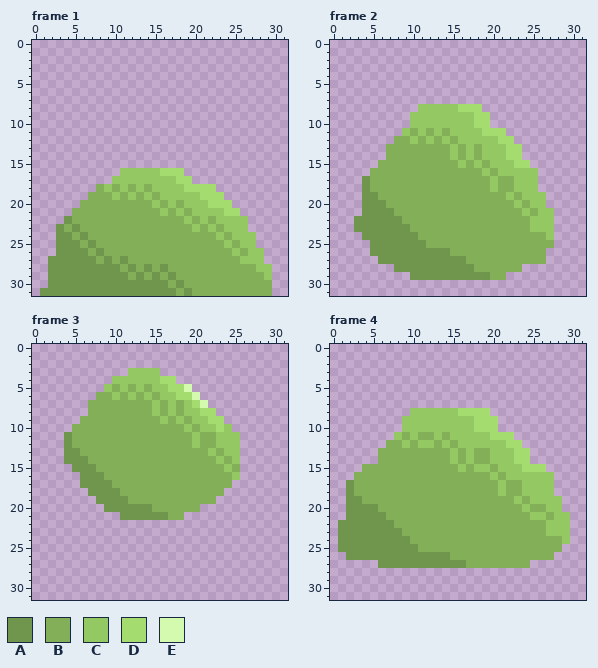
Pixel-art file: Content/Game/General/Entities/Enemies/Slime/Slime.aseprite. The picture above was drawn from the file before the commit.
32x32 pixels, 5 frames. Colours within 5 levels of each other are drawn and written as one. Shown: frame 1, frame 2, frame 3, frame 4. The commit also changed other frames, which this record leaves out.
Palette (. is transparent): A #70964d  B #82af58  C #93c862  D #a4dc6f  E #d3faaf
Pixels before, frame 1, first column x 1:
16 ..........CCCCCDDD...........
17 .........CCCCCCCCDD..........
18 .......BCBCBCBCCCCDDDD.......
19 ......BBBCBCBCBCCCCCDDD......
20 .....BBBBBBBBBCBCBCCCDDD.....
21 ....BBBBBBBBBBBCBCBCCCCDD....
22 ...ABBBBBBBBBBBBBBCBCBCCCC...
23 ..ABABBBBBBBBBBBBBBCBCBCCC...
24 ..AABABBBBBBBBBBBBBBBBCBCCC..
25 ..AAABABBBBBBBBBBBBBBBBCBCC..
26 ..AAAABABBBBBBBBBBBBBBBBCBCC.
27 .AAAAAABABABBBBBBBBBBBBBBCCC.
28 .AAAAAAAAABABABABBBBBBBBBBBCC
29 .AAAAAAAAAABABABABBBBBBBBBBBC
30 .AAAAAAAAAAAAAAABABBBBBBBBBBB
31 AAAAAAAAAAAAAAAAABABBBBBBBBBB
Pixels before, frame 2, first column x 3:
 8 ........CCCCCDDD.........
 9 .......CCCCCCCCDD........
10 .......CCCCCCCCDD........
11 ......CBCBCBCCCCDDD......
12 .....BBCBCBCBCCCCCDD.....
13 ....BBBBBBBBCBCBCCCDD....
14 ....BBBBBBBBCBCBCCCDD....
15 ...BBBBBBBBBBCBCBCCCDD...
16 ..BBBBBBBBBBBBBBCBCCCCC..
17 .ABBBBBBBBBBBBBBBCBBCCC..
18 .ABBBBBBBBBBBBBBBCBBCCC..
19 .AABBBBBBBBBBBBBBBBCBCCC.
20 .AAABBBBBBBBBBBBBBBBCBCC.
21 .AAAABBBBBBBBBBBBBBBBCBCC
22 AAAAAABBBBBBBBBBBBBBBBCCC
23 AAAAAAABBBBBBBBBBBBBBBCCC
24 .AAAAAAABBBBBBBBBBBBBBBBC
25 ..AAAAAAABBBBBBBBBBBBBBBB
26 ..AAAAAAAAAABBBBBBBBBBBB.
27 ...AAAAAAAAAAABBBBBBBBBB.
28 .....AAAAAAAAAABBBBBB....
29 .......AAAAAAAAAABB......
Pixels before, frame 3, first column x 4:
 3 ........CCCC..........
 4 ......CCCCCCDD........
 5 .....CBCBCBCCDDE......
 6 ....BBCBCBCBCCDDE.....
 7 ...BBBBBBBBCBCBCDE....
 8 ...BBBBBBBBCBCBCCDD...
 9 ..BBBBBBBBBBCBCBCCDD..
10 .BBBBBBBBBBBBBBCBCCDC.
11 ABBBBBBBBBBBBBBBCBBCCC
12 ABBBBBBBBBBBBBBBCBBCCC
13 AABBBBBBBBBBBBBBBBCBCC
14 AAABBBBBBBBBBBBBBBBCBC
15 .AAABBBBBBBBBBBBBBBBCB
16 ..AAABBBBBBBBBBBBBBBBC
17 ..AAAABBBBBBBBBBBBBBB.
18 ...AAAABBBBBBBBBBBBB..
19 ....AAAABBBBBBBBBBB...
20 .....AAAAAABBBBBB.....
21 .......AAAAAABB.......
Pixels before, frame 4, first column x 1:
 8 .........CCCCCCDDDD..........
 9 ........CCCCCCCCCDDD.........
10 ........CCCCCCCCCDDD.........
11 .......CBCBBCBCCCCCDDD.......
12 ......BBCBCCBCBCCCCCCDD......
13 .....BBBBBBBBBCBCBBCCCDD.....
14 .....BBBBBBBBBCBCBBCCCDD.....
15 ...BBBBBBBBBBBBCBCCBCCCDDD...
16 ..BBBBBBBBBBBBBBBBBCBCCCCCC..
17 .ABBBBBBBBBBBBBBBBBBCBBCCCC..
18 .ABBBBBBBBBBBBBBBBBBCBBCCCC..
19 .AABBBBBBBBBBBBBBBBBBBCBCCCC.
20 .AAAABBBBBBBBBBBBBBBBBBCBBCC.
21 .AAAAABBBBBBBBBBBBBBBBBBCCBCC
22 AAAAAAABBBBBBBBBBBBBBBBBBBCCC
23 AAAAAAAABBBBBBBBBBBBBBBBBBCCC
24 AAAAAAAAABBBBBBBBBBBBBBBBBBBC
25 AAAAAAAAAABBBBBBBBBBBBBBBBBB.
26 .AAAAAAAAAAAAABBBBBBBBBBBBB..
27 .....AAAAAAAAAAABBBBBBBB.....
The result:
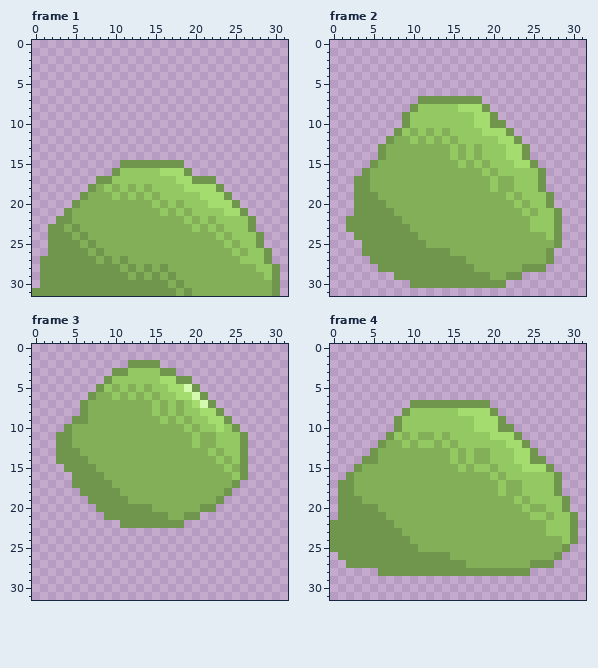
The edit:
Changed rows in their new state; - is an unchanged pixel.
Frame 1:
first column x 0:
15 -----------AAAAAAAA------------
16 ----------A--------A-----------
17 --------AA----------AAA--------
18 -------A---------------A-------
19 ------A-----------------A------
20 -----A-------------------A-----
21 ----A---------------------A----
22 ---A-----------------------A---
23 --A------------------------A---
24 --A-------------------------A--
25 --A-------------------------A--
26 --A--------------------------A-
27 -A---------------------------A-
28 -A----------------------------A
29 -A----------------------------A
30 -A----------------------------A
31 A-----------------------------A
Frame 2:
first column x 2:
 7 ---------AAAAAAAA----------
 8 --------A--------A---------
 9 -------A----------A--------
10 -------A----------AA-------
11 ------A-------------A------
12 -----A---------------A-----
13 ----A-----------------A----
14 ----A-----------------A----
15 ---A-------------------A---
16 --A---------------------A--
17 -A----------------------A--
18 -A----------------------A--
19 -A-----------------------A-
20 -A-----------------------A-
21 -A------------------------A
22 A-------------------------A
23 A-------------------------A
24 -A------------------------A
25 --A-----------------------A
26 --A----------------------A-
27 ---A---------------------A-
28 ----AA----------------AAA--
29 ------AA------------AA-----
30 --------AAAAAAAAAAAA-------
Frame 3:
first column x 3:
 2 ---------AAAA-----------
 3 -------AA----AA---------
 4 ------A--------AA-------
 5 -----A-----------A------
 6 ----A-------------A-----
 7 ---A---------------A----
 8 ---A----------------A---
 9 --AA-----------------A--
10 -A--------------------A-
11 A----------------------A
12 A----------------------A
13 A----------------------A
14 A----------------------A
15 -A---------------------A
16 --A--------------------A
17 --A-------------------A-
18 ---A-----------------A--
19 ----A---------------A---
20 -----A------------AA----
21 ------AA--------AA------
22 --------AAAAAAAA--------
Frame 4:
first column x 0:
 7 ----------AAAAAAAAAA-----------
 8 ---------A----------A----------
 9 --------A------------A---------
10 --------A------------AA--------
11 -------A---------------A-------
12 ------A-----------------A------
13 -----A-------------------A-----
14 ----AA-------------------AA----
15 ---A-----------------------A---
16 --A-------------------------A--
17 -A--------------------------A--
18 -A--------------------------A--
19 -A---------------------------A-
20 -A---------------------------A-
21 -A----------------------------A
22 A-----------------------------A
23 A-----------------------------A
24 A-----------------------------A
25 A----------------------------A-
26 -A--------------------------A--
27 --AAAA-------------------AAA---
28 ------AAAAAAAAAAAAAAAAAAA------
Changed places in both pictures, as pixel boxes (x1, y1, x2, y2):
added: (32, 160, 280, 296)
added: (346, 96, 562, 288)
changed: (56, 360, 248, 528)
added: (330, 400, 578, 576)
